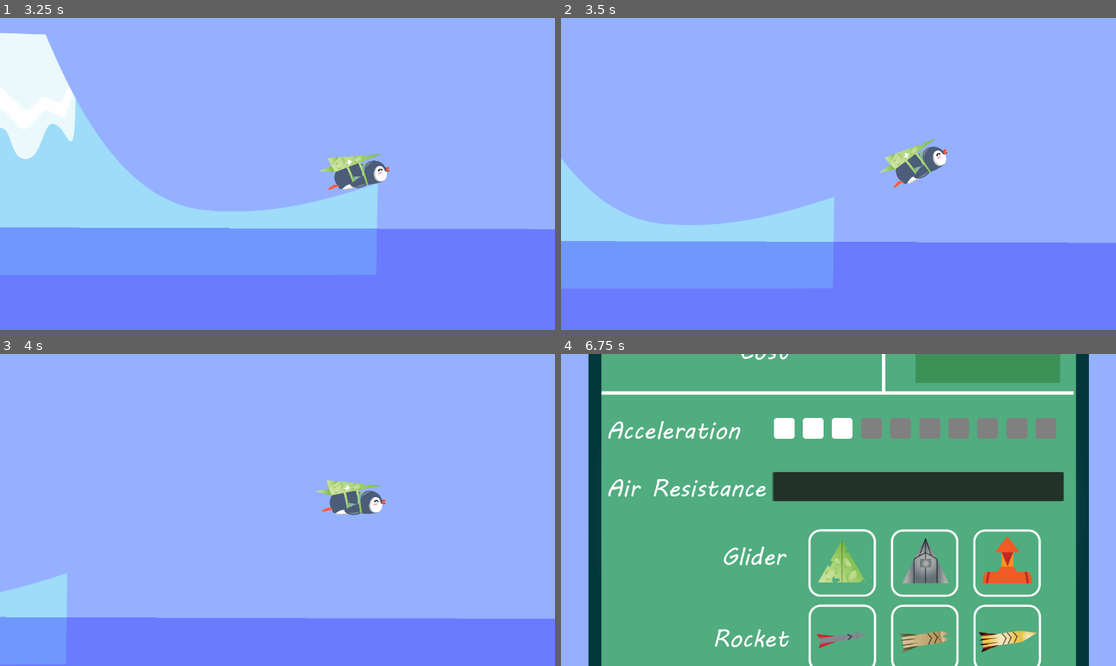
Above: before the commit, frames 1-4 (two rows, left to right).
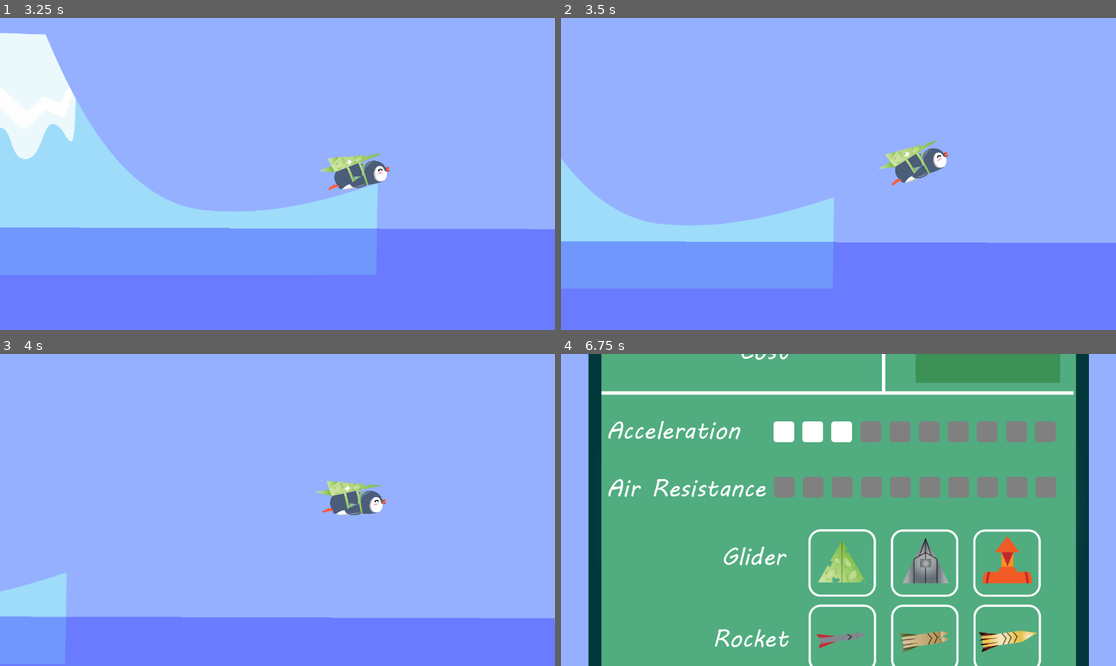
Above: after the commit, the same moments.

Repository: ilietodirascu/Penguin
Game: Godot game, scene res://scenes/menu.tscn
Same seed, same stepped clock (60 frames per second), same inputs: the game is played once before the commit and once after it.
Inputs (mouse positions are in pixels of both pictures, inside the frame that each line leads up to):
- Up to frame 1 (3.25 s): click "Play" at 0.5 s; move the mouse to (399, 158) at 1.27 s; hold Space (apply_boost) 1.28-2.03 s; hold Right (ui_right) 1.28-2.78 s; move the mouse to (166, 189) at 2.02 s; tap Space (apply_boost) at 2.1 s; move the mouse to (333, 105) at 2.77 s; hold Left (ui_left) from 2.78 s (still down); hold Space (apply_boost) from 2.78 s (still down)
- Up to frame 2 (3.5 s): keep holding Left (ui_left); keep holding Space (apply_boost)
- Up to frame 3 (4 s): move the mouse to (249, 572) at 3.52 s; release Left (ui_left) at 3.53 s; release Space (apply_boost) at 3.53 s; hold Right (ui_right) from 3.53 s (still down); tap Space (apply_boost) at 3.6 s
- Up to frame 4 (6.75 s): move the mouse to (1005, 556) at 4.27 s; hold Space (apply_boost) 4.28-5.03 s; move the mouse to (672, 463) at 5.02 s; release Right (ui_right) at 5.03 s; hold Left (ui_left) 5.03-5.78 s; tap Space (apply_boost) at 5.1, 6.6 s; move the mouse to (866, 510) at 5.77 s; hold Right (ui_right) 5.78-6.53 s; hold Space (apply_boost) 5.78-6.53 s; move the mouse to (755, 432) at 6.52 s; hold Left (ui_left) from 6.53 s (still down)

Frame 1 is identical in both runs. In frame 2, 0.5% of the frame differs, in the area x 0-92%, y 38-73%; in frame 3, 0.4%; in frame 4, 5.8%, in the area x 38-91%, y 20-48%.

Commit message:
added ui improvements

Diff:
--- a/config/progression.cfg
+++ b/config/progression.cfg
@@ -4,3 +4,4 @@
 rocket=0
 rocket_fuel=0
 days=0
+money=0
--- a/scenes/shop.tscn
+++ b/scenes/shop.tscn
@@ -44,49 +44,65 @@
 [node name="Acceleration" type="HBoxContainer" parent="TextureRect"]
 layout_mode = 1
 anchors_preset = -1
-anchor_left = 0.0240616
-anchor_top = -0.0163619
-anchor_right = 0.0240616
-anchor_bottom = -0.0163619
+anchor_left = 0.0226179
+anchor_top = -0.0120308
+anchor_right = 0.0226179
+anchor_bottom = -0.0120308
 offset_left = 360.0
-offset_top = 344.5
+offset_top = 347.0
 offset_right = 960.0
-offset_bottom = 404.5
+offset_bottom = 407.0
 metadata/_edit_use_anchors_ = true
 
-[node name="Air Resistance" type="ItemList" parent="TextureRect"]
+[node name="Air Resistance" type="HBoxContainer" parent="TextureRect"]
 layout_mode = 1
 anchors_preset = -1
-anchor_left = 0.0250241
-anchor_top = 0.0923965
-anchor_right = 0.0250241
-anchor_bottom = 0.0923965
-offset_left = 359.0
-offset_top = 344.5
-offset_right = 959.0
-offset_bottom = 404.5
+anchor_left = 0.0255053
+anchor_top = 0.102984
+anchor_right = 0.0255053
+anchor_bottom = 0.102984
+offset_left = 358.5
+offset_top = 343.0
+offset_right = 958.5
+offset_bottom = 403.0
 metadata/_edit_use_anchors_ = true
 
-[node name="Rocket Fuel" type="ItemList" parent="TextureRect"]
+[node name="Rocket Fuel" type="HBoxContainer" parent="TextureRect"]
 layout_mode = 1
 anchors_preset = -1
-anchor_left = -0.00673725
+anchor_left = -0.014437
 anchor_top = 0.558229
-anchor_right = -0.00673725
+anchor_right = -0.014437
 anchor_bottom = 0.558229
-offset_left = 355.5
-offset_top = 344.5
-offset_right = 755.5
-offset_bottom = 404.5
+offset_left = 355.0
+offset_top = 355.0
+offset_right = 805.0
+offset_bottom = 415.0
 metadata/_edit_use_anchors_ = true
 
-[node name="ItemList" type="ItemList" parent="TextureRect"]
+[node name="Days" type="Label" parent="TextureRect"]
 layout_mode = 0
-offset_left = 382.0
-offset_top = 440.0
-offset_right = 987.0
-offset_bottom = 501.0
-max_columns = 20
-fixed_column_width = 50
+offset_left = 935.5
+offset_top = 936.5
+offset_right = 975.5
+offset_bottom = 976.5
+tooltip_text = "
+"
+
+[node name="Funds" type="Label" parent="TextureRect"]
+layout_mode = 0
+offset_left = 435.0
+offset_top = 73.5
+offset_right = 595.0
+offset_bottom = 133.5
+
+[node name="UpgradeCost" type="Label" parent="TextureRect"]
+layout_mode = 0
+offset_left = 435.0
+offset_top = 148.5
+offset_right = 555.0
+offset_bottom = 208.5
+horizontal_alignment = 1
+vertical_alignment = 1
 
 [connection signal="pressed" from="TextureRect/ReadyButton" to="." method="_on_ready_button_pressed"]
--- /dev/null
+++ b/scripts/CustomButtons/custom_button.gd
@@ -0,0 +1,41 @@
+extends TextureButton
+
+class_name CustomButton
+const marked_texture = preload("res://Assets/menus/marked_box.png")
+
+var param_name = ""
+var price = 0
+var cost_label: Label = null
+var is_marked = false
+func _init(texture: Resource, initial_price: int,isMarked,name,size:Vector2 = Vector2(60,30)):
+	self.texture_normal = texture
+	self.price = initial_price
+	self.set_h_size_flags(SIZE_EXPAND)
+	self.set_v_size_flags(SIZE_EXPAND)
+	self.set_size(size)
+	self.connect("mouse_entered",_on_mouse_entered)
+	self.connect("mouse_exited",_on_mouse_exited)
+	self.connect("pressed",_on_mouse_pressed)
+	is_marked = isMarked
+	param_name = name
+
+func _ready():
+	var parent_node = get_parent()
+	cost_label = parent_node.get_node("../UpgradeCost")
+
+func set_price(new_price):
+	price = new_price
+
+func _on_mouse_entered():
+	if(!is_marked):
+		cost_label.text = str(price)
+
+func _on_mouse_exited():
+	cost_label.text = ""
+
+func _on_mouse_pressed():
+	print(param_name)
+	if(!is_marked):
+		is_marked = true
+		texture_normal = marked_texture
+		cost_label.text = ""
--- a/scripts/rb_penguin.gd
+++ b/scripts/rb_penguin.gd
@@ -49,10 +49,10 @@
 
 func modify_angular_momentum():
 	if Input.is_action_pressed("ui_right") && angular_velocity < 1:
-		angular_velocity += 1
+		angular_velocity += 0.5
 		set_angular_velocity(angular_velocity)
 	if Input.is_action_pressed("ui_left") && angular_velocity > -1:
-		angular_velocity -= 1
+		angular_velocity -= 0.5
 		set_angular_velocity(angular_velocity)
 
 func apply_gradual_counter_torque(torque: float, limit: float):
--- a/scripts/upgrades.gd
+++ b/scripts/upgrades.gd
@@ -1,20 +1,42 @@
 extends Control
 
 const filename : String = "res://config/progression.cfg"
-
+const marked_texture = preload("res://Assets/menus/marked_box.png")
+const unmarked_texture = preload("res://Assets/menus/unmarked_box.png")
 var acceleration = 0
 var air_resistance = 0
 var glider = 0
 var rocket = 0
 var rocket_fuel = 0
 var days = 0
+var money = 0
 
 func _ready():
 	load_from_file()
-	render_buttons()
+	render_buttons($TextureRect/Acceleration,acceleration,10,2,"acceleration")
+	render_buttons($"TextureRect/Air Resistance",air_resistance,15,3,"air_resistance")
+	render_buttons($"TextureRect/Rocket Fuel",rocket_fuel,20,4,"rocket_fuel")
+	handle_days()
 
-func _process(delta):
-	pass
+func render_buttons(path,param,initial_price,price_scaling,name,total_buttons: int = 10):
+	var item_list = path
+
+	for i in range(param):
+		var btn = CustomButton.new(marked_texture,initial_price,true,name)
+		item_list.add_child(btn)
+	for i in range(total_buttons - param):
+		var btn = CustomButton.new(unmarked_texture,initial_price,false,name)
+		item_list.add_child(btn)
+	var index = 0
+	for child in item_list.get_children():
+		child.set_price((index+1) * initial_price * price_scaling)
+		index += 1
+
+
+func handle_days():
+	var days_label = $TextureRect/Days
+	days_label.text = str(days)
+	days_label.add_theme_font_size_override("font_size", 36)
 
 func load_from_file():
 	var progression : ConfigFile = ConfigFile.new();
@@ -25,6 +47,7 @@
 		rocket = progression.get_value("", "rocket")
 		rocket_fuel = progression.get_value("", "rocket_fuel")
 		days = progression.get_value("", "days")
+		money = progression.get_value("","money")
 	else:
 		progression.set_value("", "acceleration", 0)
 		progression.set_value("", "air_resistance", 0)
@@ -32,27 +55,9 @@
 		progression.set_value("", "rocket", 0)
 		progression.set_value("", "rocket_fuel", 0)
 		progression.set_value("", "days", 0)
+		progression.set_value("","money",0)
 		progression.save(filename)
 
 
 func _on_ready_button_pressed():
-	print(acceleration)
 	get_tree().change_scene_to_file("res://scenes/main.tscn") # Replace with function body.
-
-func render_buttons():
-	var item_list = $TextureRect/Acceleration
-
-	for i in range(acceleration):
-		item_list.add_child(create_btn(preload("res://Assets/menus/marked_box.png")))
-
-	for i in range(10 - acceleration):
-		item_list.add_child(create_btn(preload("res://Assets/menus/unmarked_box.png")))
-
-
-func create_btn(texture : Resource) -> TextureButton:
-	var item = TextureButton.new()
-	item.texture_normal = texture
-	item.set_h_size_flags(SIZE_EXPAND)
-	item.set_v_size_flags(SIZE_EXPAND)
-	item.set_size(Vector2(60,30))
-	return item
Not shown: 1 places in scenes/menu.tscn that only renumber resources
